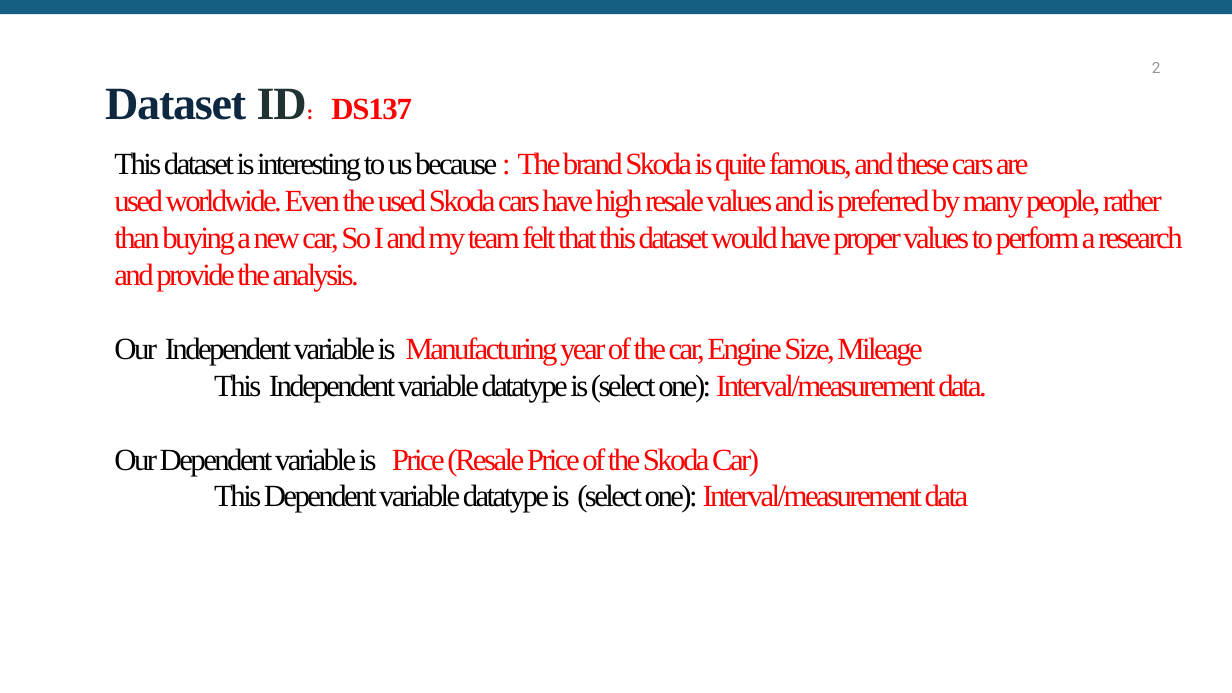
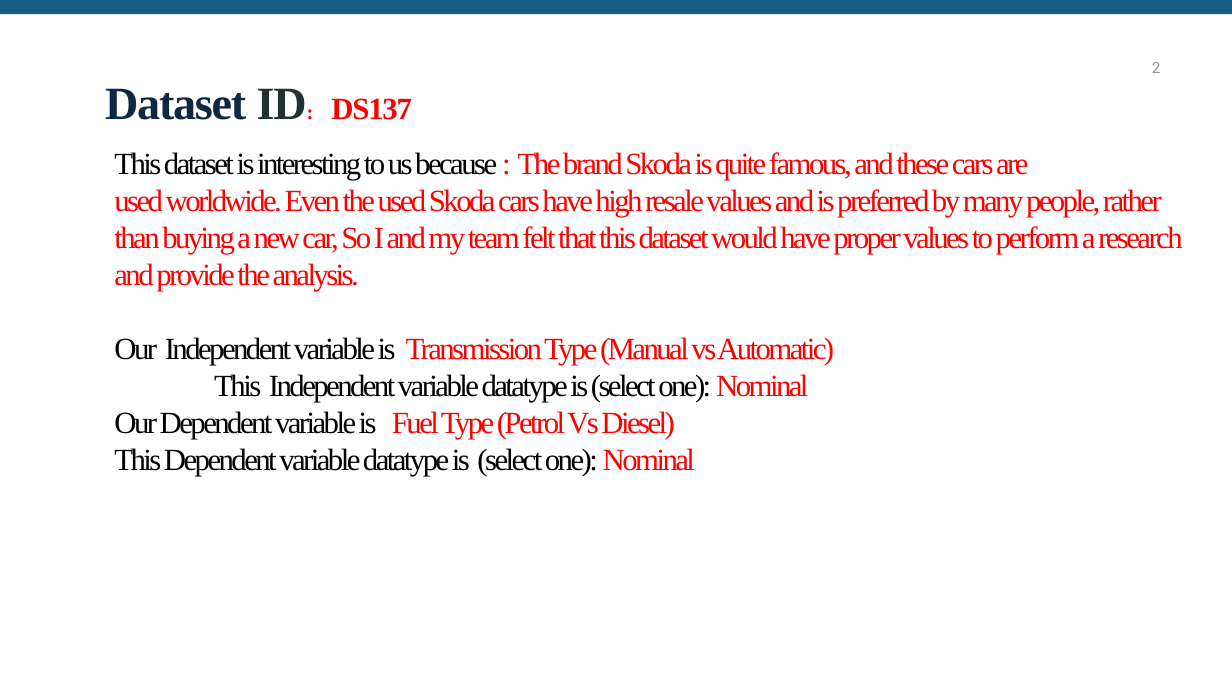
Before and after one commit to KrupaRaniHerts/Group88, a slide deck: slide 2 of 7COM1079-Tutorial_4.pptx. Drawn at 1232x693 pixels with LibreOffice and Linux fonts; fonts in the diff are those of the drawing; background and template pictures are left out. Boxes give left, top, right and bottom in pixels: in the first picture for what was removed or moved away, otherwise in the second. Text is boxed around its words. In the diff, an @@ line names an element or a change of style, - is before the commit and + after.

Commit message:
Modified Comparison of Analysis PPT

```diff
--- a/7COM1079-Tutorial_4.pptx
+++ b/7COM1079-Tutorial_4.pptx
@@ title at (x1=114, y1=152, x2=1183, y2=476): text changed @@
-This dataset is interesting to us because : The brand Skoda is quite famous, and these cars are
-used worldwide. Even the used Skoda cars have high resale values and is preferred by many people, rather than buying a new car, So I and my team felt that this dataset would have proper values to perform a research and provide the analysis.
-Our Independent variable is Manufacturing year of the car, Engine Size, Mileage
-This Independent variable datatype is (select one): Interval/measurement data.
-Our Dependent variable is Price (Resale Price of the Skoda Car)
-This Dependent variable datatype is (select one): Interval/measurement data
+This dataset is interesting to us because : The brand Skoda is quite famous, and these cars are
+used worldwide. Even the used Skoda cars have high resale values and is preferred by many people, rather than buying a new car, So I and my team felt that this dataset would have proper values to perform a research and provide the analysis.
+Our Independent variable is Transmission Type (Manual vs Automatic)
+This Independent variable datatype is (select one): Nominal
+Our Dependent variable is Fuel Type (Petrol Vs Diesel)
+This Dependent variable datatype is (select one): Nominal
```
Also in this commit, not shown: 2 other slides changed, 3 slides added, 4 slides removed.
